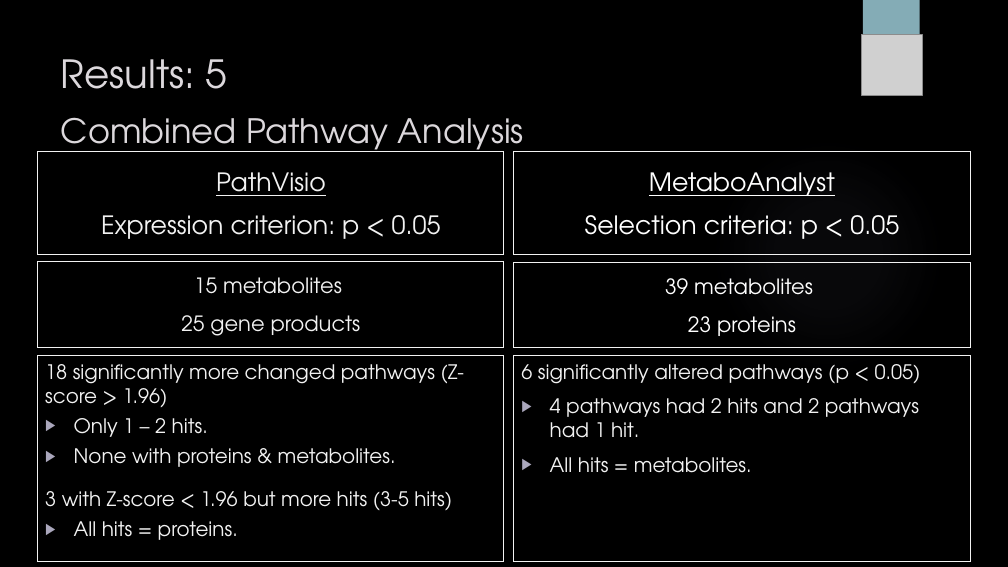
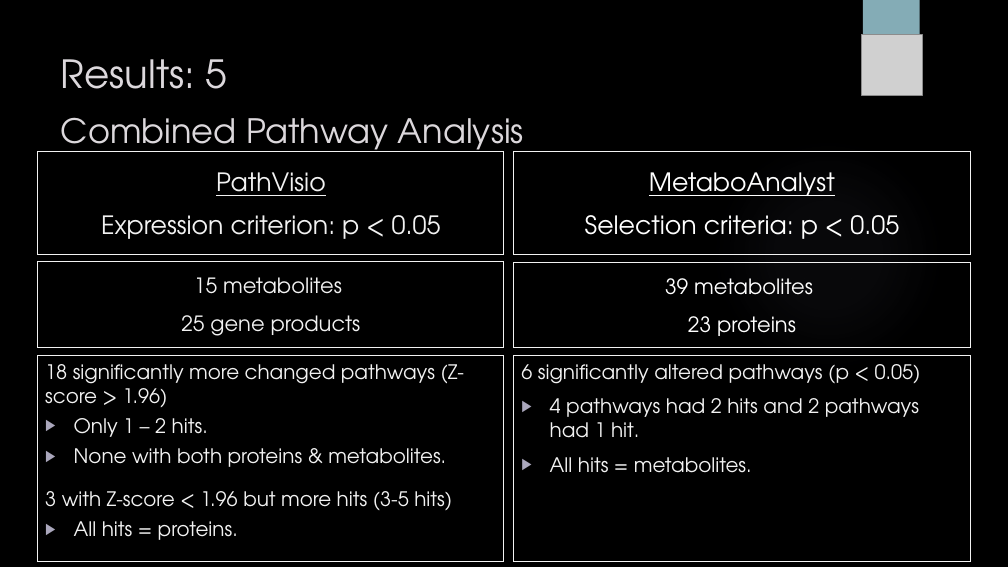
Before and after one commit to sabdeolive/Sabrina_BMS_Bachelor-Internship, a slide deck: slide 8 of Intermediate Presentation.pptx. Drawn at 1008x567 pixels with LibreOffice and Linux fonts; fonts in the diff are those of the drawing; grey boxes stand for pictures; background and template pictures are left out. Boxes give left, top, right and bottom in pixels: in the first picture for what was removed or moved away, otherwise in the second. Text is boxed around its words. In the diff, an @@ line names an element or a change of style, - is before the commit and + after.

```diff
--- a/Intermediate Presentation.pptx
+++ b/Intermediate Presentation.pptx
@@ text in rectangle at box(74, 448, 446, 467): text changed @@
-▶ None with proteins & metabolites.
+▶ None with both proteins & metabolites.
```
